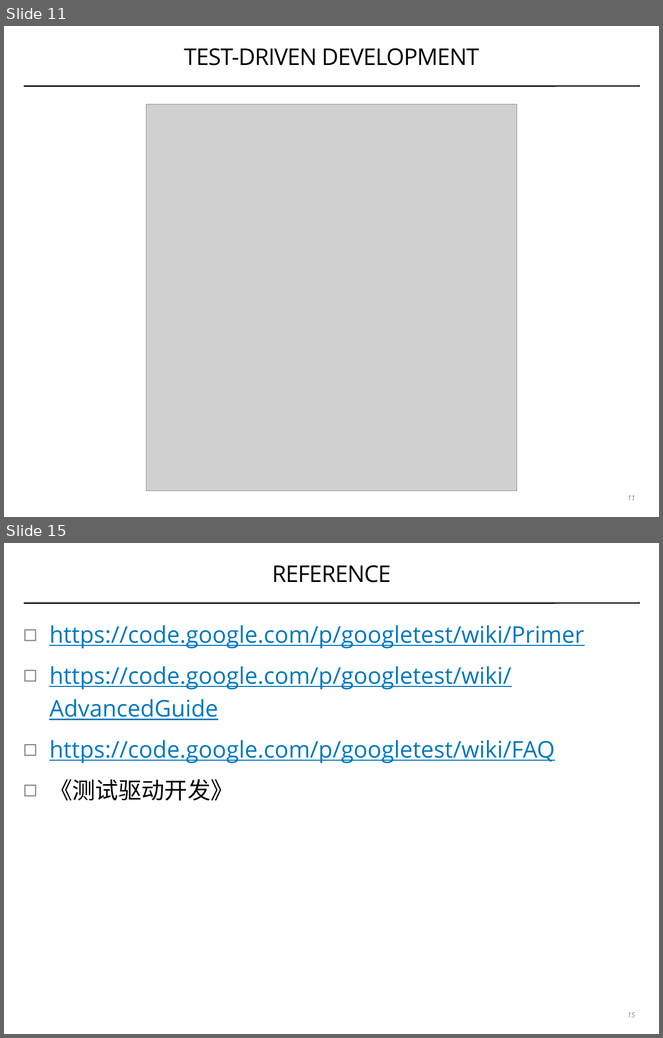
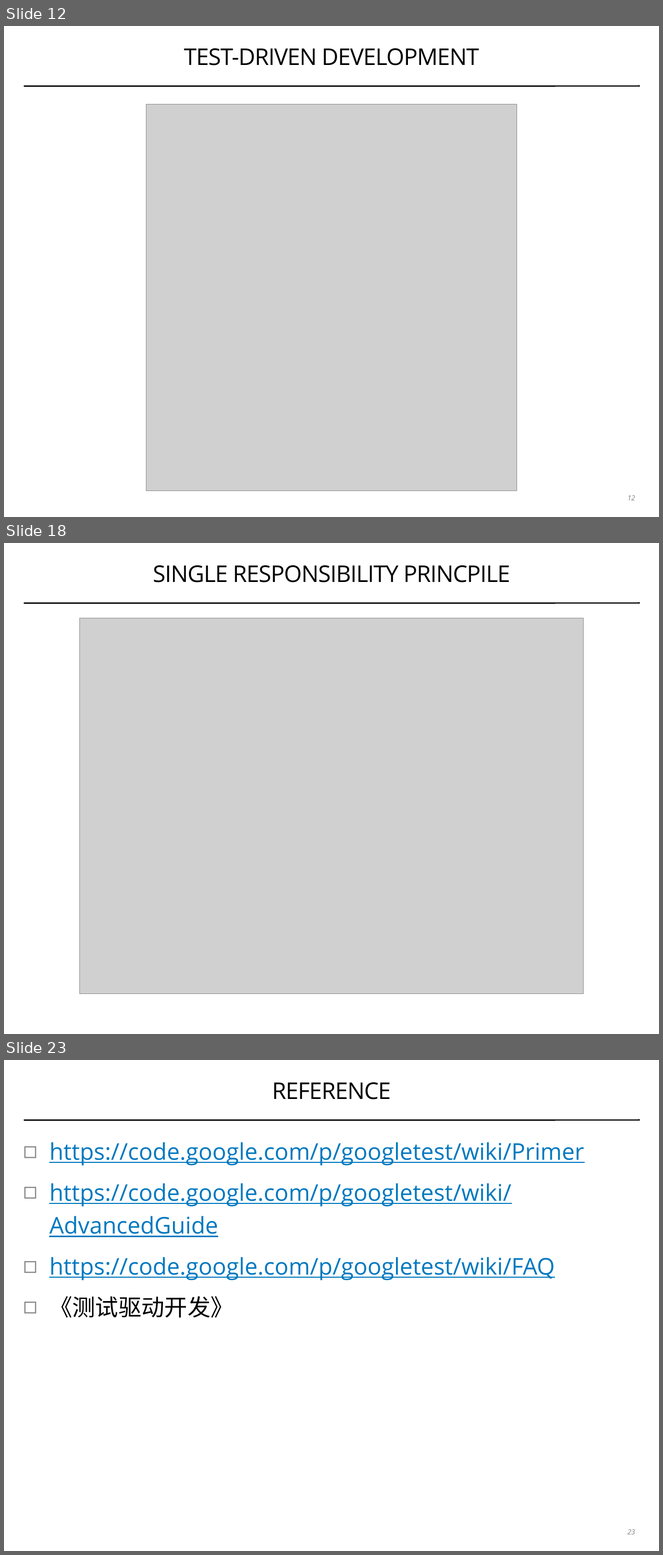
Before and after one commit to coney/c-training, a slide deck: UT/.slides/01-introduction-to-gtest.pptx. Shown one above the other, each under a label of ours: slides 11 and 15 before the commit, slides 12, 18 and 23 after it; the slides between them are not shown. The pictures are 663x1038 and 663x1555 pixels, drawn with LibreOffice and Linux fonts; fonts in the diff are those of the drawing; grey boxes stand for pictures. Boxes give left, top, right and bottom in pixels: in the first picture for what was removed or moved away, otherwise in the second. Text is boxed around its words. In the diff, an @@ line names an element or a change of style, - is before the commit and + after.

```diff
--- a/UT/.slides/01-introduction-to-gtest.pptx
+++ b/UT/.slides/01-introduction-to-gtest.pptx
@@ slide 18 added at [4, 543, 659, 1034], background #FFFFFF; not listed: 1 template element that a slide beside it also shows @@
@@ title added at [153, 565, 510, 583], 36 pt, text #000000 @@
+SINGLE RESPONSIBILITY PRINCPILE
@@ picture added at [79, 618, 584, 994] @@
@@ what was slide 11 is now slide 12 @@
@@ page number at [627, 496, 635, 501]: text changed @@
-11
+12
@@ what was slide 15 is now slide 23 @@
@@ page number at [627, 1530, 635, 1535]: text changed @@
-15
+23
```
Also in this commit, not shown: 6 slides changed, 7 other slides added, 10 other files.
